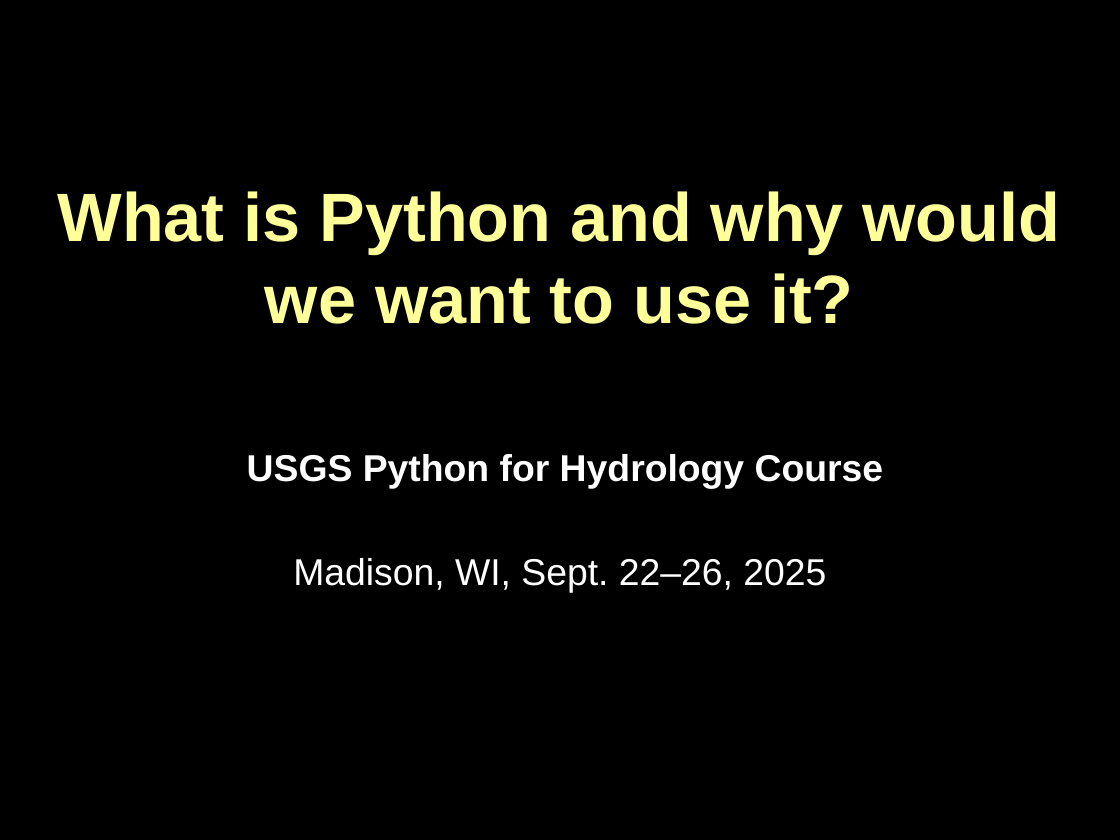
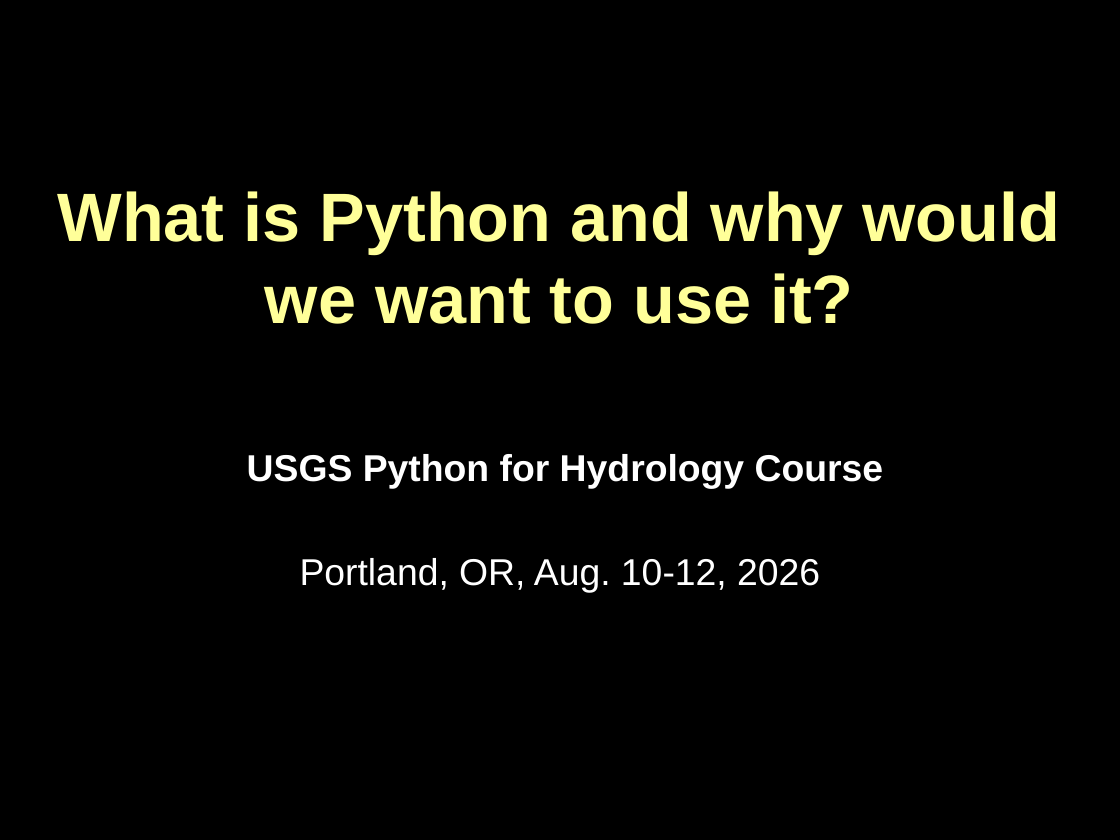
Before and after one commit to DOI-USGS/python-for-hydrology, a slide deck: slide 1 of powerpoint_presentations/PythonOverview.pptx. Drawn at 1120x840 pixels with LibreOffice and Linux fonts; fonts in the diff are those of the drawing; background and template pictures are left out. Boxes give left, top, right and bottom in pixels: in the first picture for what was removed or moved away, otherwise in the second. Text is boxed around its words. In the diff, an @@ line names an element or a change of style, - is before the commit and + after.

```diff
--- a/powerpoint_presentations/PythonOverview.pptx
+++ b/powerpoint_presentations/PythonOverview.pptx
@@ subtitle at [300,558,820,593]: text changed @@
-Madison, WI, Sept. 22–26, 2025
+Portland, OR, Aug. 10-12, 2026
```
Also in this commit, not shown: 7 other slides changed.
